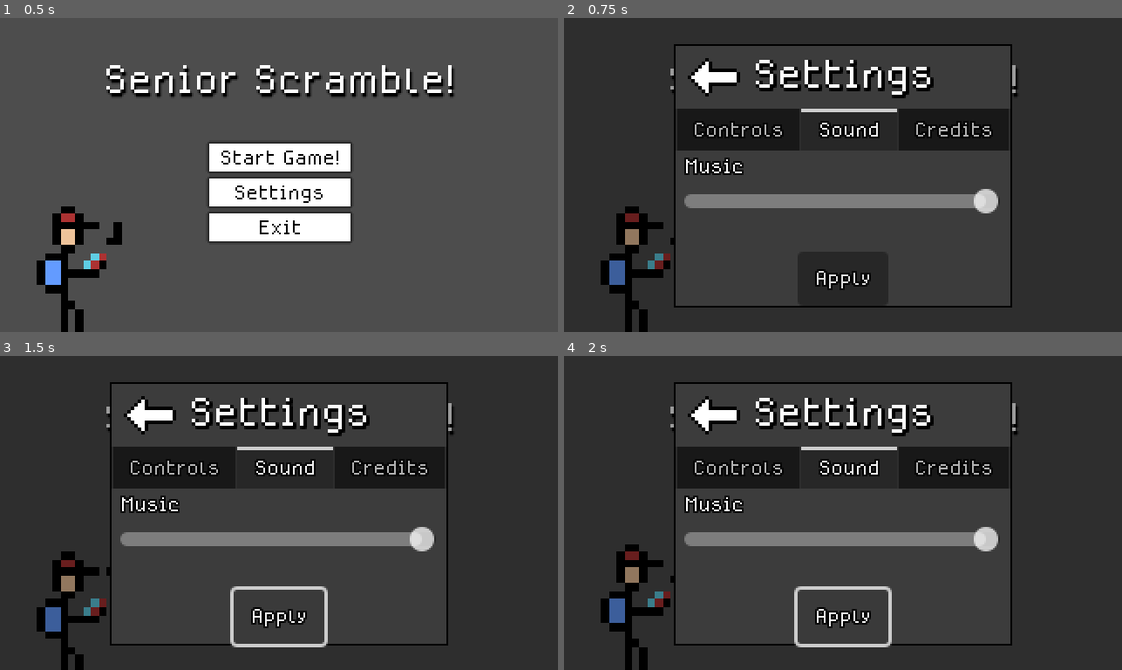
Above: before the commit, frames 1-4 (two rows, left to right).
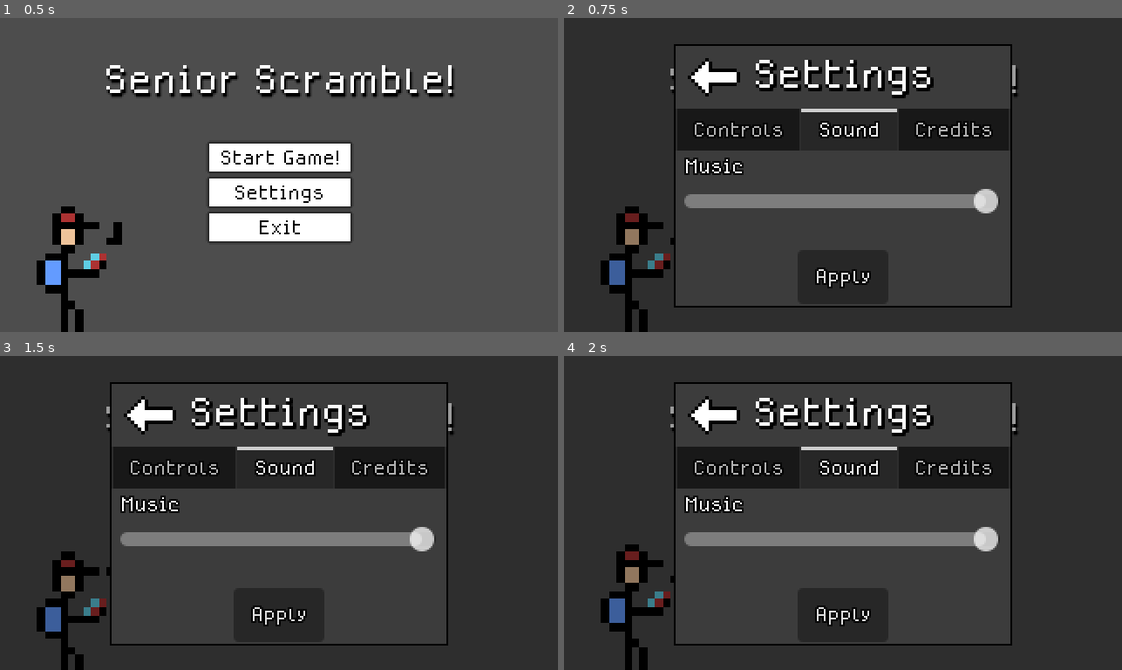
Above: after the commit, the same moments.

Repository: jmate03/Senior-Scramble
Game: Godot game, scene res://scenes/main_menu.tscn
Same seed, same stepped clock (60 frames per second), same inputs: the game is played once before the commit and once after it.
Inputs:
- Up to frame 1 (0.5 s): no input
- Up to frame 2 (0.75 s): click "Settings" at 0.5 s
- Up to frame 3 (1.5 s): click "Apply" at 1.25 s
- Up to frame 4 (2 s): no input

Frame 1 is identical in both runs. In frame 2, 0.2% of the frame differs, in the area x 45-55%, y 79-87%; in frame 3, 0.8%, in the area x 41-59%, y 73-93%; in frame 4, 0.8%.

Commit message:
test build created

Diff:
--- a/scenes/game.tscn
+++ b/scenes/game.tscn
@@ -73,6 +73,8 @@
 
 [node name="GameOver" type="Label" parent="UI/Game Over/PanelContainer/MarginContainer/VBoxContainer"]
 layout_mode = 2
+theme_override_colors/font_outline_color = Color(0, 0, 0, 1)
+theme_override_constants/outline_size = 4
 theme_override_fonts/font = ExtResource("3_p57ef")
 theme_override_font_sizes/font_size = 32
 text = "GAME OVER!"
@@ -81,6 +83,8 @@
 [node name="Final Score" type="Label" parent="UI/Game Over/PanelContainer/MarginContainer/VBoxContainer"]
 unique_name_in_owner = true
 layout_mode = 2
+theme_override_colors/font_outline_color = Color(0, 0, 0, 1)
+theme_override_constants/outline_size = 4
 theme_override_fonts/font = ExtResource("3_p57ef")
 text = "Final Score: 0"
 horizontal_alignment = 1
@@ -88,18 +92,23 @@
 [node name="GO_Restart" type="Button" parent="UI/Game Over/PanelContainer/MarginContainer/VBoxContainer"]
 unique_name_in_owner = true
 layout_mode = 2
+theme_override_colors/font_outline_color = Color(0, 0, 0, 1)
+theme_override_constants/outline_size = 4
 theme_override_fonts/font = ExtResource("3_p57ef")
 text = "Restart"
 
 [node name="GO_Main Menu" type="Button" parent="UI/Game Over/PanelContainer/MarginContainer/VBoxContainer"]
 unique_name_in_owner = true
 layout_mode = 2
+theme_override_colors/font_outline_color = Color(0, 0, 0, 1)
+theme_override_constants/outline_size = 4
 theme_override_fonts/font = ExtResource("3_p57ef")
 text = "Return to Main Menu"
 
 [node name="Pause Menu" type="ColorRect" parent="UI"]
 unique_name_in_owner = true
 process_mode = 3
+visible = false
 anchors_preset = 15
 anchor_right = 1.0
 anchor_bottom = 1.0
@@ -134,6 +143,8 @@
 
 [node name="Pause" type="Label" parent="UI/Pause Menu/PanelContainer/MarginContainer/VBoxContainer"]
 layout_mode = 2
+theme_override_colors/font_outline_color = Color(0, 0, 0, 1)
+theme_override_constants/outline_size = 4
 theme_override_fonts/font = ExtResource("3_p57ef")
 theme_override_font_sizes/font_size = 32
 text = "Paused"
@@ -142,6 +153,8 @@
 [node name="Resume" type="Button" parent="UI/Pause Menu/PanelContainer/MarginContainer/VBoxContainer"]
 unique_name_in_owner = true
 layout_mode = 2
+theme_override_colors/font_outline_color = Color(0, 0, 0, 1)
+theme_override_constants/outline_size = 4
 theme_override_fonts/font = ExtResource("3_p57ef")
 text = "Resume
 "
@@ -149,12 +162,16 @@
 [node name="P_Restart" type="Button" parent="UI/Pause Menu/PanelContainer/MarginContainer/VBoxContainer"]
 unique_name_in_owner = true
 layout_mode = 2
+theme_override_colors/font_outline_color = Color(0, 0, 0, 1)
+theme_override_constants/outline_size = 4
 theme_override_fonts/font = ExtResource("3_p57ef")
 text = "Restart"
 
 [node name="P_Main Menu" type="Button" parent="UI/Pause Menu/PanelContainer/MarginContainer/VBoxContainer"]
 unique_name_in_owner = true
 layout_mode = 2
+theme_override_colors/font_outline_color = Color(0, 0, 0, 1)
+theme_override_constants/outline_size = 4
 theme_override_fonts/font = ExtResource("3_p57ef")
 text = "Return to Main Menu"
 
--- a/scenes/main_menu.tscn
+++ b/scenes/main_menu.tscn
@@ -245,6 +245,20 @@
 layout_mode = 2
 metadata/_tab_index = 1
 
+[node name="Apply" type="Button" parent="Settings/PanelContainer/VBoxContainer/TabContainer/Sound"]
+layout_mode = 2
+offset_left = 70.0
+offset_top = 56.5
+offset_right = 122.0
+offset_bottom = 87.5
+size_flags_horizontal = 4
+size_flags_vertical = 8
+theme_override_colors/font_outline_color = Color(0, 0, 0, 1)
+theme_override_constants/outline_size = 4
+theme_override_fonts/font = ExtResource("1_l6cm7")
+text = "Apply
+"
+
 [node name="VBoxContainer" type="VBoxContainer" parent="Settings/PanelContainer/VBoxContainer/TabContainer/Sound"]
 layout_mode = 0
 offset_left = 5.0
@@ -302,22 +316,8 @@
 scale = Vector2(2, 2)
 texture_normal = ExtResource("5_8ln24")
 
-[node name="Apply" type="Button" parent="Settings"]
-layout_mode = 2
-offset_left = 134.0
-offset_top = 134.0
-offset_right = 186.0
-offset_bottom = 165.0
-size_flags_horizontal = 4
-size_flags_vertical = 8
-theme_override_colors/font_outline_color = Color(0, 0, 0, 1)
-theme_override_constants/outline_size = 4
-theme_override_fonts/font = ExtResource("1_l6cm7")
-text = "Apply
-"
-
 [connection signal="pressed" from="VBoxContainer/start" to="." method="_on_start_pressed"]
 [connection signal="pressed" from="VBoxContainer/settings" to="." method="_on_settings_pressed"]
 [connection signal="pressed" from="VBoxContainer/exit" to="." method="_on_exit_pressed"]
+[connection signal="pressed" from="Settings/PanelContainer/VBoxContainer/TabContainer/Sound/Apply" to="." method="_on_apply_pressed"]
 [connection signal="mouse_exited" from="Settings/PanelContainer/VBoxContainer/TabContainer/Sound/VBoxContainer/MusicSlider" to="." method="_on_music_slider_mouse_exited"]
-[connection signal="pressed" from="Settings/Apply" to="." method="_on_apply_pressed"]
--- a/scenes/player.tscn
+++ b/scenes/player.tscn
@@ -129,7 +129,7 @@
 [node name="AnimatedSprite2D" type="AnimatedSprite2D" parent="."]
 position = Vector2(0, -9)
 sprite_frames = SubResource("SpriteFrames_t53lx")
-animation = &"duck"
+animation = &"run"
 
 [node name="StandingCollision" type="CollisionShape2D" parent="."]
 position = Vector2(0, -8)
Not shown, added: export_presets.cfg
Not shown, added: build/Senior Scramble.console.exe
Not shown, added: build/Senior Scramble.exe
